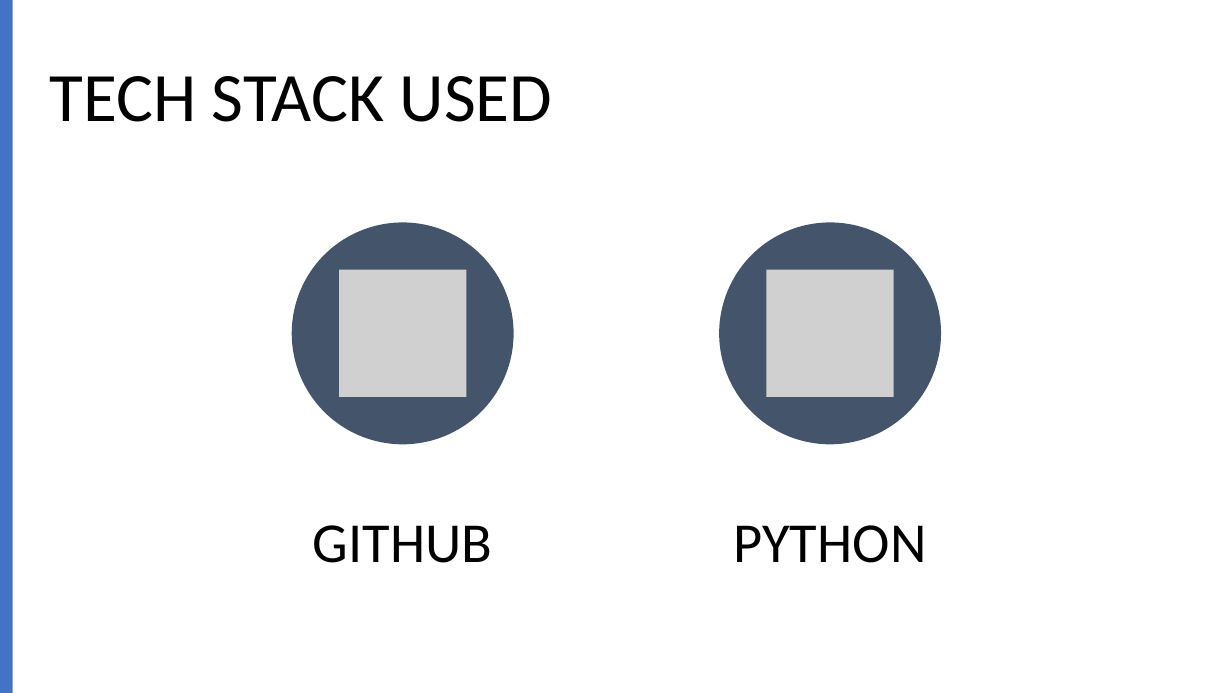
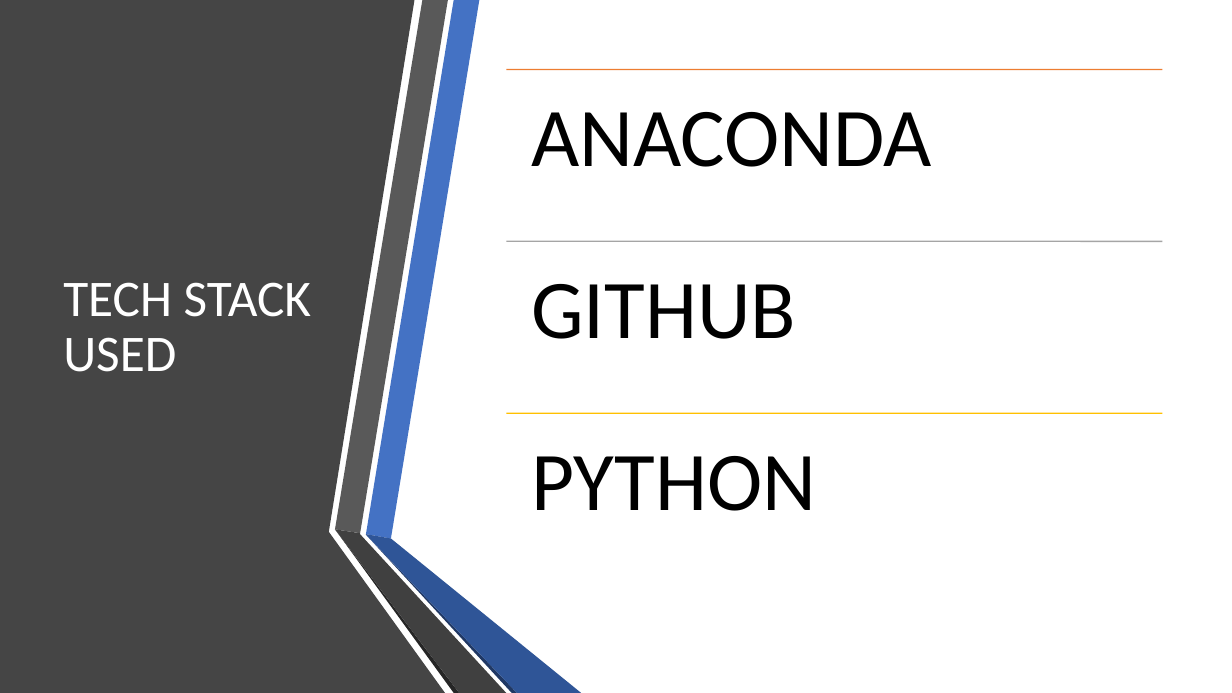
Before and after one commit to umangnangal/Topology_Generator, a slide deck: slide 3 of San_Charcha_30th_Sept.pptx. Drawn at 1232x693 pixels with LibreOffice and Linux fonts; fonts in the diff are those of the drawing; grey boxes stand for pictures. Boxes give left, top, right and bottom in pixels: in the first picture for what was removed or moved away, otherwise in the second. Text is boxed around its words. In the diff, an @@ line names an element or a change of style, - is before the commit and + after.

```diff
--- a/San_Charcha_30th_Sept.pptx
+++ b/San_Charcha_30th_Sept.pptx
@@ rectangle removed at (0,0,13,693) @@
@@ freeform shape added at (0,0,445,693), fill #454545 @@
@@ title "TECH STACK USED": place and size @@
-title "TECH STACK USED" at (49,76,553,122)
+title "TECH STACK USED" at (63,282,311,372)
@@ title "TECH STACK USED" at (63,282,311,372): size 54 to 40 pt, text colour #000000 to #FFFFFF @@
@@ text "GITHUB" at (531,284,796,339): size 44 to 65 pt; alignment centre to left; more space between paragraphs @@
@@ text "GITHUB": place and size @@
-text "GITHUB" at (313,525,492,563)
+text "GITHUB" at (531,284,796,339)
@@ group removed at (292,223,941,445): 2 ellipses, 2 pictures @@
@@ text "PYTHON": place and size @@
-text "PYTHON" at (734,525,927,563)
+text "PYTHON" at (531,456,816,511)
@@ text "PYTHON" at (531,456,816,511): size 44 to 65 pt; alignment centre to left; more space between paragraphs @@
@@ group added at (506,69,1163,413): 3 lines, 1 text @@
+ANACONDA
@@ group added at (335,0,581,693): 6 freeform shapes @@
```
Also in this commit, not shown: 4 other slides changed, 1 slide removed, 3 other files.
